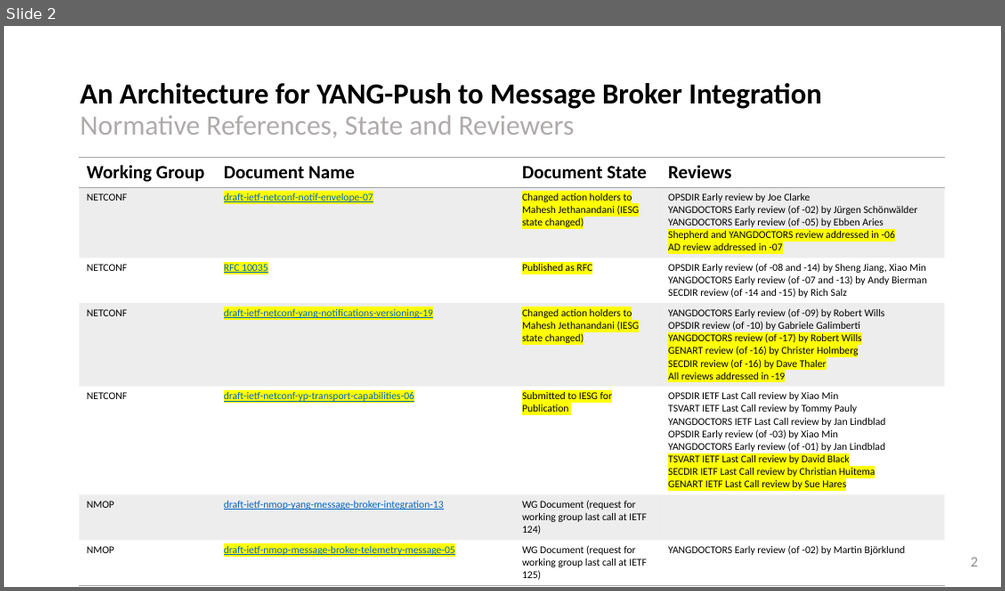
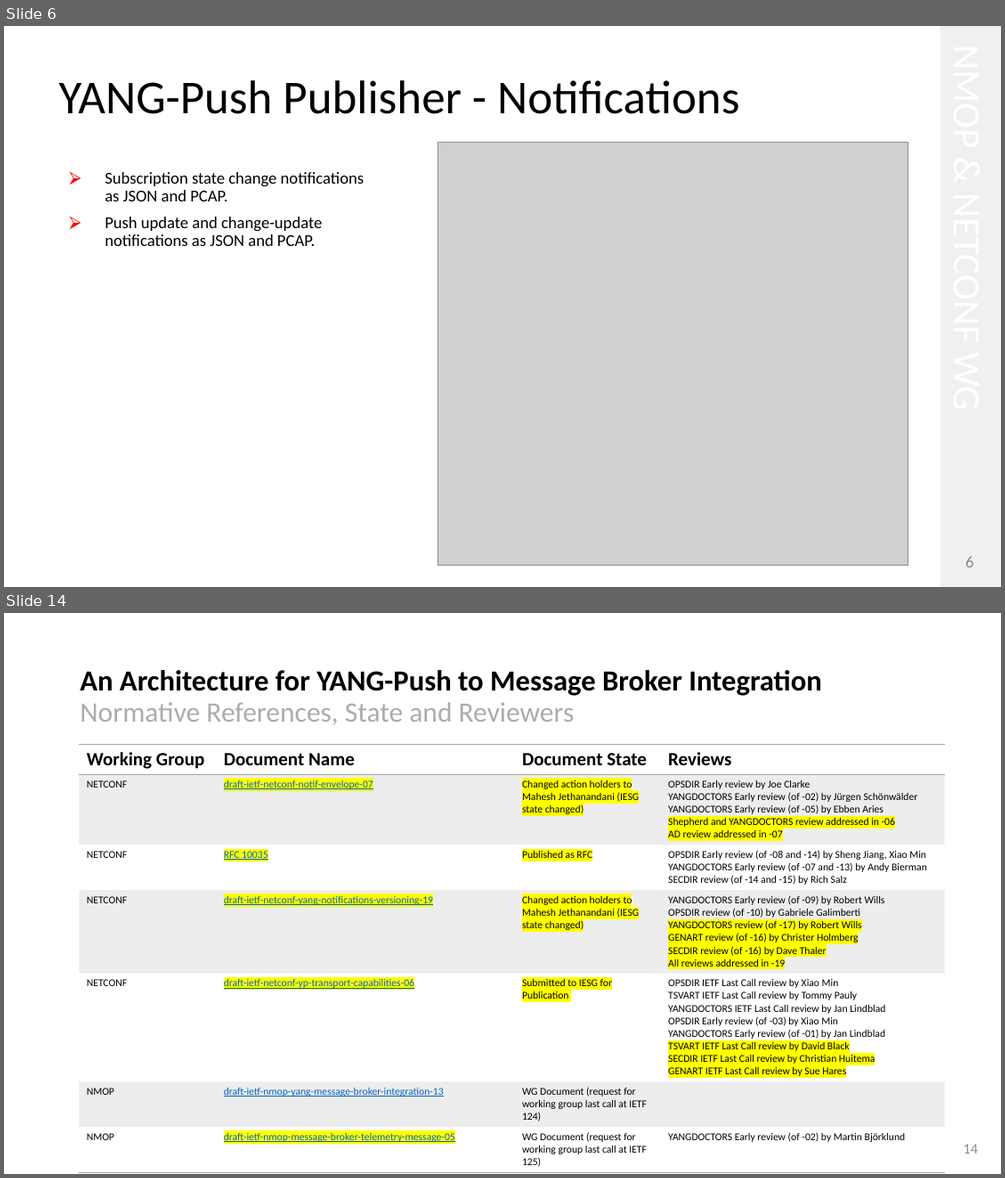
Before and after one commit to network-analytics/ietf-network-analytics-document-status, a slide deck: 127/NMOP/draft-ietf-nmop-yang-message-broker-integration-13.pptx. Shown one above the other, each under a label of ours: slide 2 before the commit, slides 6 and 14 after it; the slides between them are not shown. The pictures are 1005x591 and 1005x1178 pixels, drawn with LibreOffice and Linux fonts; fonts in the diff are those of the drawing; grey boxes stand for pictures. Boxes give left, top, right and bottom in pixels: in the first picture for what was removed or moved away, otherwise in the second. Text is boxed around its words. In the diff, an @@ line names an element or a change of style, - is before the commit and + after.

```diff
--- a/127/NMOP/draft-ietf-nmop-yang-message-broker-integration-13.pptx
+++ b/127/NMOP/draft-ietf-nmop-yang-message-broker-integration-13.pptx
@@ slide 6 added at (4, 26, 1001, 587), background #FFFFFF @@
@@ rectangle added at (940, 26, 1001, 587), fill #F1F0F0 @@
@@ title added at (59, 80, 739, 114), 45.3 pt, text #000000 @@
+YANG-Push Publisher - Notifications
@@ picture added at (437, 142, 908, 564) @@
@@ text added at (105, 172, 364, 246), 16 pt, text #000000 @@
+⮚ Subscription state change notifications as JSON and PCAP.
+⮚ Push update and change-update notifications as JSON and PCAP.
@@ page number added at (965, 556, 973, 567), 16 pt, text #888888 @@
+6
@@ what was slide 2 is now slide 14 @@
@@ page number at (963, 1143, 979, 1153): text changed @@
-2
+14
```
Also in this commit, not shown: 12 other slides added, 1 slide removed, 1 other file.
